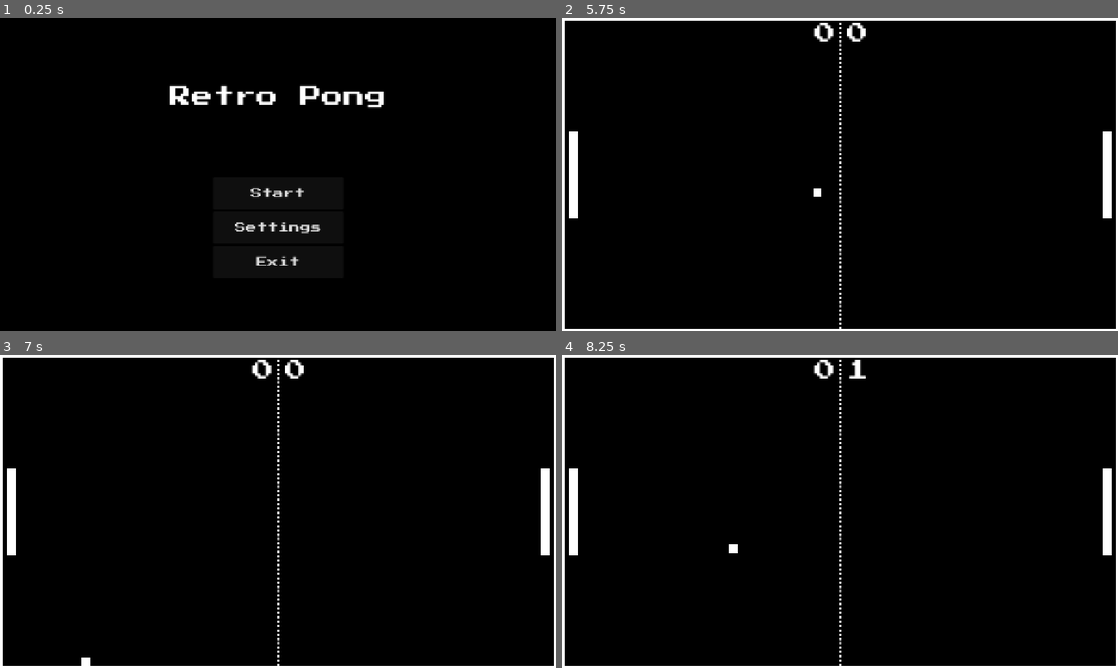
Above: before the commit, frames 1-4 (two rows, left to right).
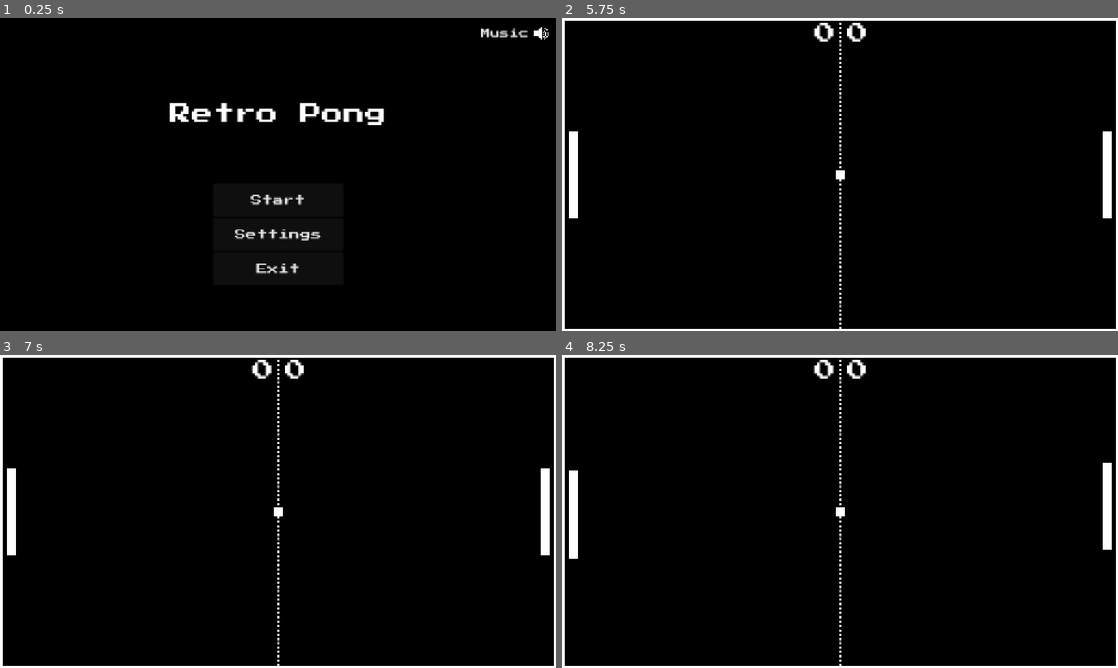
Above: after the commit, the same moments.

Repository: jbass88/RetroPong
Game: Godot game, scene res://scenes/menu/main_menu_scene.tscn
Same seed, same stepped clock (60 frames per second), same inputs: the game is played once before the commit and once after it. Sound files missing from this copy of the repository are replaced by a short silence.
Inputs (mouse positions are in pixels of both pictures, inside the frame that each line leads up to):
- Up to frame 1 (0.25 s): no input
- Up to frame 2 (5.75 s): click (1073, 33) at 0.5 s, where only the run after the commit has a clickable "Music"; click "Start" at 1.25 s; click "AI Easy" at 2 s; click "AI Easy" at 2.75 s; click "AI Easy" at 3.5 s; click "AI Easy" at 4.25 s; click "Start" at 5 s
- Up to frame 3 (7 s): hold Down (paddle_right_down) 5.78-6.53 s; hold S (paddle_left_down) from 6.53 s (still down)
- Up to frame 4 (8.25 s): release S (paddle_left_down) at 7.28 s; hold Down (paddle_right_down) 7.28-8.03 s; hold W (paddle_left_up) from 8.03 s (still down)

The runs differ from the first frame. In frame 1, 3.3% of the frame differs, in the area x 30-99%, y 2-82%; in frame 2, less than 0.1%; in frame 3, less than 0.1%; in frame 4, 0.3%.
Error after the commit: Parse Error: Function "update_difficulty()" not found in base self. (res://scenes/game/main_level_scene.gd:20)

Commit message:
Add music

Diff:
--- a/project.godot
+++ b/project.godot
@@ -20,6 +20,7 @@
 GlobalData="*res://scripts/data/global_data.gd"
 SceneManager="*res://scripts/helpers/scene_manager.gd"
 StringManager="*res://scripts/helpers/string_manager.gd"
+SoundManager="*res://scripts/helpers/sound_manager.tscn"
 
 [display]
 
--- a/scenes/game/ball.gd
+++ b/scenes/game/ball.gd
@@ -1,20 +1,17 @@
 extends CharacterBody2D
 
-# Export variables to tweak from the Inspector
 @export var base_speed: float = 400.0
 @export var speed_increase: float = 25.0
 # Controls how steep the bounce angle can be. 1.0 is a 45-degree angle.
 # A higher value allows for steeper bounces.
 @export var bounce_angle_factor: float = 1.2
 
-# This variable will hold the current speed and direction
 var current_speed: float
 
 func start():
 	# Reset position to the center of the ball's parent (the main scene)
 	position = get_parent().get_viewport_rect().size / 2
 
-	# Reset speed
 	current_speed = base_speed
 
 	# Choose a random starting direction
@@ -51,5 +48,11 @@
 			# 5. Increase the speed and apply it to the new, normalized direction
 			current_speed += speed_increase
 			velocity = new_direction.normalized() * current_speed
+
+			if (offset_y >= -50 && offset_y <= 50):
+				SoundManager.play_random_bounce(SoundManager.bounce_sounds_med.pick_random())
+			else:
+				SoundManager.play_random_bounce(SoundManager.bounce_sounds_high.pick_random())
 		else:
 			velocity = velocity.bounce(collision.get_normal())
+			SoundManager.play_random_bounce(SoundManager.bounce_sounds_low.pick_random())
--- a/scenes/game/main_level_scene.gd
+++ b/scenes/game/main_level_scene.gd
@@ -4,6 +4,10 @@
 
 @onready var score_left_label: Label = $HudLayer/ScoreLeftLabel
 @onready var score_right_label: Label = $HudLayer/ScoreRightLabel
+@onready var ball: CharacterBody2D = $Ball
+@onready var paddle_left: CharacterBody2D = $PaddleLeft
+@onready var paddle_right: CharacterBody2D = $PaddleRight
+
 
 var score_left = 0
 var score_right = 0
@@ -13,6 +17,7 @@
 	GlobalData.PaddleScoreLeft = score_left
 	GlobalData.PaddleScoreRight = score_right
 
+	update_difficulty()
 	start_round()
 
 func end_round():
@@ -33,6 +38,8 @@
 		score_right += 1
 		update_score_display()
 
+		SoundManager.play_sfx(SoundManager.PLAYER_SCORE)
+
 		var score_difference = score_left - score_right
 		if (score_right >= SCORE_LIMIT || score_left >= SCORE_LIMIT) && (score_difference <= -2 || score_difference >= 2):
 			end_round()
@@ -43,6 +50,8 @@
 	if body.is_in_group("ball"):
 		score_left += 1
 		update_score_display()
+
+		SoundManager.play_sfx(SoundManager.AI_SCORE)
 
 		var score_difference = score_left - score_right
 		if (score_right >= SCORE_LIMIT || score_left >= SCORE_LIMIT) && (score_difference <= -2 || score_difference >= 2):
--- a/scenes/game/main_level_scene.tscn
+++ b/scenes/game/main_level_scene.tscn
@@ -122,11 +122,13 @@
 position = Vector2(2.5, 360)
 shape = SubResource("RectangleShape2D_j2gj4")
 
-[node name="PaddleLeft" parent="." instance=ExtResource("2_l4h7t")]
+[node name="PaddleLeft" parent="." node_paths=PackedStringArray("ball") instance=ExtResource("2_l4h7t")]
 position = Vector2(25, 360)
+ball = NodePath("../Ball")
 
-[node name="PaddleRight" parent="." instance=ExtResource("3_vv3nk")]
+[node name="PaddleRight" parent="." node_paths=PackedStringArray("ball") instance=ExtResource("3_vv3nk")]
 position = Vector2(1255, 360)
+ball = NodePath("../Ball")
 
 [node name="Ball" parent="." instance=ExtResource("4_lkekv")]
 position = Vector2(640, 359)
--- a/scenes/game/paddle_left.gd
+++ b/scenes/game/paddle_left.gd
@@ -1,6 +1,9 @@
 extends CharacterBody2D
 
+@export var ball: CharacterBody2D = null
 @export var speed: float = 400.0  # Paddle speed in pixels/second
+
+var ai_timer := 0.0
 
 func _process(delta):
 	var move := 0.0
@@ -15,7 +18,30 @@
 			move -= 1
 		if Input.is_action_pressed("paddle_right_down"):
 			move += 1
-
+	elif GlobalData.PaddleControlLeft == GlobalData.PaddleControlType.AI_EASY:
+		ai_timer += delta
+		if ai_timer > 0.3:
+			ai_timer = 0.0
+			var target_y = ball.position.y + randf_range(-32, 32)
+			if position.y < target_y - 5:
+				move = 1
+			elif position.y > target_y + 5:
+				move = -1
+	elif GlobalData.PaddleControlLeft == GlobalData.PaddleControlType.AI_MEDIUM:
+		ai_timer += delta
+		if ai_timer > 0.15:
+			ai_timer = 0.0
+			var target_y = ball.position.y + randf_range(-10, 10)
+			if position.y < target_y - 2:
+				move = 1
+			elif position.y > target_y + 2:
+				move = -1
+	elif GlobalData.PaddleControlLeft == GlobalData.PaddleControlType.AI_HARD:
+		var target_y = ball.position.y
+		if position.y < target_y - 1:
+			move = 1
+		elif position.y > target_y + 1:
+			move = -1
 
 	# Move the paddle vertically
 	#velocity.y += move * speed * delta
--- a/scenes/game/paddle_right.gd
+++ b/scenes/game/paddle_right.gd
@@ -1,6 +1,9 @@
 extends CharacterBody2D
 
+@export var ball: CharacterBody2D = null
 @export var speed: float = 400.0  # Paddle speed in pixels/second
+
+var ai_timer := 0.0
 
 func _process(delta):
 	var move := 0.0
@@ -15,6 +18,30 @@
 			move -= 1
 		if Input.is_action_pressed("paddle_right_down"):
 			move += 1
+	elif GlobalData.PaddleControlRight == GlobalData.PaddleControlType.AI_EASY:
+		ai_timer += delta
+		if ai_timer > 0.3:
+			ai_timer = 0.0
+			var target_y = ball.position.y + randf_range(-32, 32)
+			if position.y < target_y - 5:
+				move = 1
+			elif position.y > target_y + 5:
+				move = -1
+	elif GlobalData.PaddleControlRight == GlobalData.PaddleControlType.AI_MEDIUM:
+		ai_timer += delta
+		if ai_timer > 0.15:
+			ai_timer = 0.0
+			var target_y = ball.position.y + randf_range(-10, 10)
+			if position.y < target_y - 2:
+				move = 1
+			elif position.y > target_y + 2:
+				move = -1
+	elif GlobalData.PaddleControlRight == GlobalData.PaddleControlType.AI_HARD:
+		var target_y = ball.position.y
+		if position.y < target_y - 1:
+			move = 1
+		elif position.y > target_y + 1:
+			move = -1
 
 	# Move the paddle vertically
 	#velocity.y += move * speed * delta
--- /dev/null
+++ b/scenes/game/pause_scene.gd
@@ -0,0 +1 @@
+extends Control
--- /dev/null
+++ b/scenes/game/pause_scene.tscn
@@ -0,0 +1,6 @@
+[gd_scene load_steps=2 format=3 uid="uid://bg2vymxli2q2b"]
+
+[ext_resource type="Script" uid="uid://b5wx5x2un8d6o" path="res://scenes/game/pause_scene.gd" id="1_ttl3i"]
+
+[node name="PauseScene" type="CanvasLayer"]
+script = ExtResource("1_ttl3i")
--- /dev/null
+++ b/scenes/game/settings_scene.gd
@@ -0,0 +1 @@
+extends Control
--- /dev/null
+++ b/scenes/game/settings_scene.tscn
@@ -0,0 +1,12 @@
+[gd_scene load_steps=2 format=3 uid="uid://dyt0oa3n2l0ns"]
+
+[ext_resource type="Script" uid="uid://bmql5lcv766a1" path="res://scenes/game/settings_scene.gd" id="1_8y6tn"]
+
+[node name="SettingsScene" type="Control"]
+layout_mode = 3
+anchors_preset = 15
+anchor_right = 1.0
+anchor_bottom = 1.0
+grow_horizontal = 2
+grow_vertical = 2
+script = ExtResource("1_8y6tn")
--- a/scenes/menu/main_menu_scene.gd
+++ b/scenes/menu/main_menu_scene.gd
@@ -1,4 +1,13 @@
 extends Control
+
+@onready var mute_button: Button = $VBoxContainer/MarginContainer/MuteButton
+
+
+const SPEAKER_OFF = preload("res://images/speaker-off.png")
+const SPEAKER = preload("res://images/speaker.png")
+
+func _ready() -> void:
+	SoundManager.play_background_music()
 
 func _on_start_button_pressed() -> void:
 	SceneManager.change_scene("res://scenes/game/control_scene.tscn")
@@ -8,3 +17,10 @@
 
 func _on_exit_button_pressed() -> void:
 	get_tree().quit(0)
+
+func _on_mute_button_pressed() -> void:
+	SoundManager.toggle_mute()
+	if SoundManager.is_muted:
+		mute_button.icon = SPEAKER_OFF
+	else:
+		mute_button.icon = SPEAKER
--- a/scenes/menu/main_menu_scene.tscn
+++ b/scenes/menu/main_menu_scene.tscn
@@ -1,13 +1,20 @@
-[gd_scene load_steps=5 format=3 uid="uid://b4h2j0u8a4acx"]
+[gd_scene load_steps=8 format=3 uid="uid://b4h2j0u8a4acx"]
 
 [ext_resource type="Script" uid="uid://bh3d4hq1elp40" path="res://scenes/menu/main_menu_scene.gd" id="1_8vsfv"]
 [ext_resource type="FontFile" uid="uid://c3h6cwhfap6a" path="res://fonts/PressStart2P-Regular.ttf" id="2_cp53f"]
+[ext_resource type="Texture2D" uid="uid://b3cyxax3bqxho" path="res://images/speaker.png" id="3_logje"]
 
 [sub_resource type="Gradient" id="Gradient_logje"]
 colors = PackedColorArray(0, 0, 0, 1, 0, 0, 0, 1)
 
 [sub_resource type="GradientTexture1D" id="GradientTexture1D_ahk0m"]
 gradient = SubResource("Gradient_logje")
+
+[sub_resource type="StyleBoxFlat" id="StyleBoxFlat_logje"]
+bg_color = Color(0, 0, 0, 1)
+
+[sub_resource type="Theme" id="Theme_ahk0m"]
+Button/styles/normal = SubResource("StyleBoxFlat_logje")
 
 [node name="MainMenuScene" type="Control"]
 layout_mode = 3
@@ -36,6 +43,24 @@
 anchor_bottom = 1.0
 grow_horizontal = 2
 grow_vertical = 2
+
+[node name="MarginContainer" type="MarginContainer" parent="VBoxContainer"]
+layout_mode = 2
+theme_override_constants/margin_top = 10
+theme_override_constants/margin_right = 10
+
+[node name="MuteButton" type="Button" parent="VBoxContainer/MarginContainer"]
+custom_minimum_size = Vector2(175, 50)
+layout_mode = 2
+size_flags_horizontal = 8
+theme = SubResource("Theme_ahk0m")
+theme_override_fonts/font = ExtResource("2_cp53f")
+theme_override_font_sizes/font_size = 22
+text = "Music"
+icon = ExtResource("3_logje")
+alignment = 2
+icon_alignment = 2
+expand_icon = true
 
 [node name="TitleTopLabel" type="Label" parent="VBoxContainer"]
 layout_mode = 2
@@ -84,6 +109,7 @@
 layout_mode = 2
 size_flags_vertical = 6
 
+[connection signal="pressed" from="VBoxContainer/MarginContainer/MuteButton" to="." method="_on_mute_button_pressed"]
 [connection signal="pressed" from="VBoxContainer/StartButton" to="." method="_on_start_button_pressed"]
 [connection signal="pressed" from="VBoxContainer/SettingsButton" to="." method="_on_settings_button_pressed"]
 [connection signal="pressed" from="VBoxContainer/ExitButton" to="." method="_on_exit_button_pressed"]
--- /dev/null
+++ b/scripts/helpers/sound_manager.gd
@@ -0,0 +1,98 @@
+extends Node
+
+@onready var music_player = $AudioPlayerMusic
+@onready var sfx_player = $AudioPlayerSfx
+
+# Volume settings (dB)
+var music_volume_db := 0.0
+var sfx_volume_db := 0.0
+var is_muted := false
+
+const AI_SCORE = preload("res://sounds/score/ai_score.ogg")
+const PLAYER_SCORE = preload("res://sounds/score/player_score.ogg")
+
+@export var bounce_sounds_low = [
+	preload("res://sounds/paddle/Low1.wav"),
+	preload("res://sounds/paddle/Low2.wav"),
+	preload("res://sounds/paddle/Low3.wav"),
+	preload("res://sounds/paddle/Low4.wav"),
+	preload("res://sounds/paddle/Low5.wav"),
+]
+var bounce_sounds_med = [
+	preload("res://sounds/paddle/Med1.wav"),
+	preload("res://sounds/paddle/Med2.wav"),
+	preload("res://sounds/paddle/Med3.wav"),
+	preload("res://sounds/paddle/Med4.wav"),
+	preload("res://sounds/paddle/Med5.wav"),
+	preload("res://sounds/paddle/Med6.wav"),
+	preload("res://sounds/paddle/Med7.wav"),
+]
+var bounce_sounds_high = [
+	preload("res://sounds/paddle/High1.wav"),
+	preload("res://sounds/paddle/High2.wav"),
+	preload("res://sounds/paddle/High3.wav"),
+	preload("res://sounds/paddle/High4.wav"),
+	preload("res://sounds/paddle/High5.wav"),
+	preload("res://sounds/paddle/High6.wav"),
+	preload("res://sounds/paddle/High7.wav"),
+]
+
+var background_music = [
+	preload("res://sounds/music/8-bit-gaming-background-music-358443.mp3"),
+	preload("res://sounds/music/arcade-beat-323176.mp3"),
+	preload("res://sounds/music/best-game-console-301284.mp3"),
+	preload("res://sounds/music/game-gaming-minecraft-background-music-362185.mp3"),
+	preload("res://sounds/music/game-mode-on-356552.mp3"),
+	preload("res://sounds/music/game-music-8-bit-console-play-background-intro-theme-350759.mp3"),
+	preload("res://sounds/music/game-music-player-console-8bit-background-intro-theme-297305.mp3"),
+	preload("res://sounds/music/retro-chiptune-adventure-8-bit-video-game-music-318059.mp3"),
+	preload("res://sounds/music/the-return-of-the-8-bit-era-301292.mp3")
+]
+
+func _ready():
+	update_volume()
+
+func _on_audio_player_music_finished() -> void:
+	play_background_music()
+
+func mute_all():
+	is_muted = true
+	update_volume()
+
+func play_music(stream: AudioStream):
+	music_player.stream = stream
+	music_player.play()
+
+func play_background_music():
+	play_music(background_music.pick_random())
+
+func play_sfx(stream: AudioStream):
+	sfx_player.stream = stream
+	sfx_player.play()
+
+func play_random_bounce(stream: AudioStream):
+	sfx_player.pitch_scale = randf_range(0.95, 1.05)
+	play_sfx(stream)
+
+func set_music_volume(db: float):
+	music_volume_db = db
+	update_volume()
+
+func set_sfx_volume(db: float):
+	sfx_volume_db = db
+	update_volume()
+
+func stop_music():
+	music_player.stop()
+
+func toggle_mute():
+	is_muted = !is_muted
+	update_volume()
+
+func unmute_all():
+	is_muted = false
+	update_volume()
+
+func update_volume():
+	music_player.volume_db = -80 if is_muted else music_volume_db
+	sfx_player.volume_db = -80 if is_muted else sfx_volume_db
--- /dev/null
+++ b/scripts/helpers/sound_manager.tscn
@@ -0,0 +1,12 @@
+[gd_scene load_steps=2 format=3 uid="uid://chk1w5r1p5ivu"]
+
+[ext_resource type="Script" uid="uid://dosx5nblr0tqm" path="res://scripts/helpers/sound_manager.gd" id="1_465av"]
+
+[node name="SoundManager" type="Node"]
+script = ExtResource("1_465av")
+
+[node name="AudioPlayerMusic" type="AudioStreamPlayer2D" parent="."]
+
+[node name="AudioPlayerSfx" type="AudioStreamPlayer2D" parent="."]
+
+[connection signal="finished" from="AudioPlayerMusic" to="." method="_on_audio_player_music_finished"]
--- a/scripts/helpers/string_manager.gd
+++ b/scripts/helpers/string_manager.gd
@@ -1,8 +1,6 @@
 extends Node
 
 func format_paddle_control_type(input: GlobalData.PaddleControlType):
-	var result = ""
-
 	# PaddleControlType {NONE, PLAYER_1, PLAYER_2, AI_EASY, AI_MEDIUM, AI_HARD}
 	if input == GlobalData.PaddleControlType.NONE:
 		return "None"
Binary file added: images/speaker-off.png
Not shown, added: images/speaker-off.png.import
Binary file added: images/speaker.png
Not shown, added: images/speaker.png.import
Not shown, added: scenes/game/pause_scene.gd.uid
Not shown, added: scenes/game/settings_scene.gd.uid
Not shown, added: scripts/helpers/sound_manager.gd.uid
Not shown, added: sounds/music/8-bit-gaming-background-music-358443.mp3.import
Not shown, added: sounds/music/arcade-beat-323176.mp3.import
Not shown, added: sounds/music/best-game-console-301284.mp3.import
Not shown, added: sounds/music/game-gaming-minecraft-background-music-362185.mp3.import
Not shown, added: sounds/music/game-mode-on-356552.mp3.import
(and 55 more such lines)
